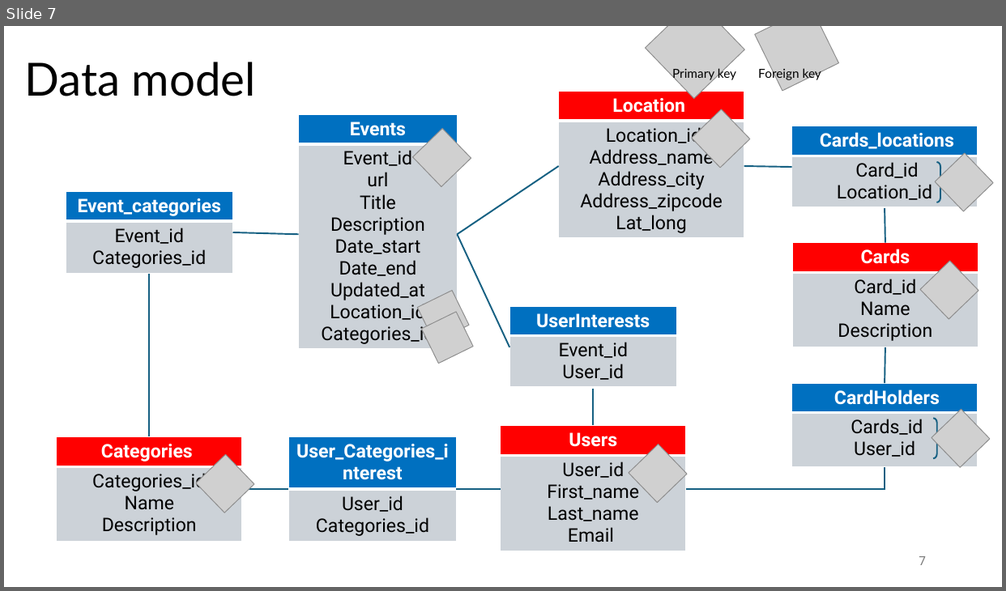
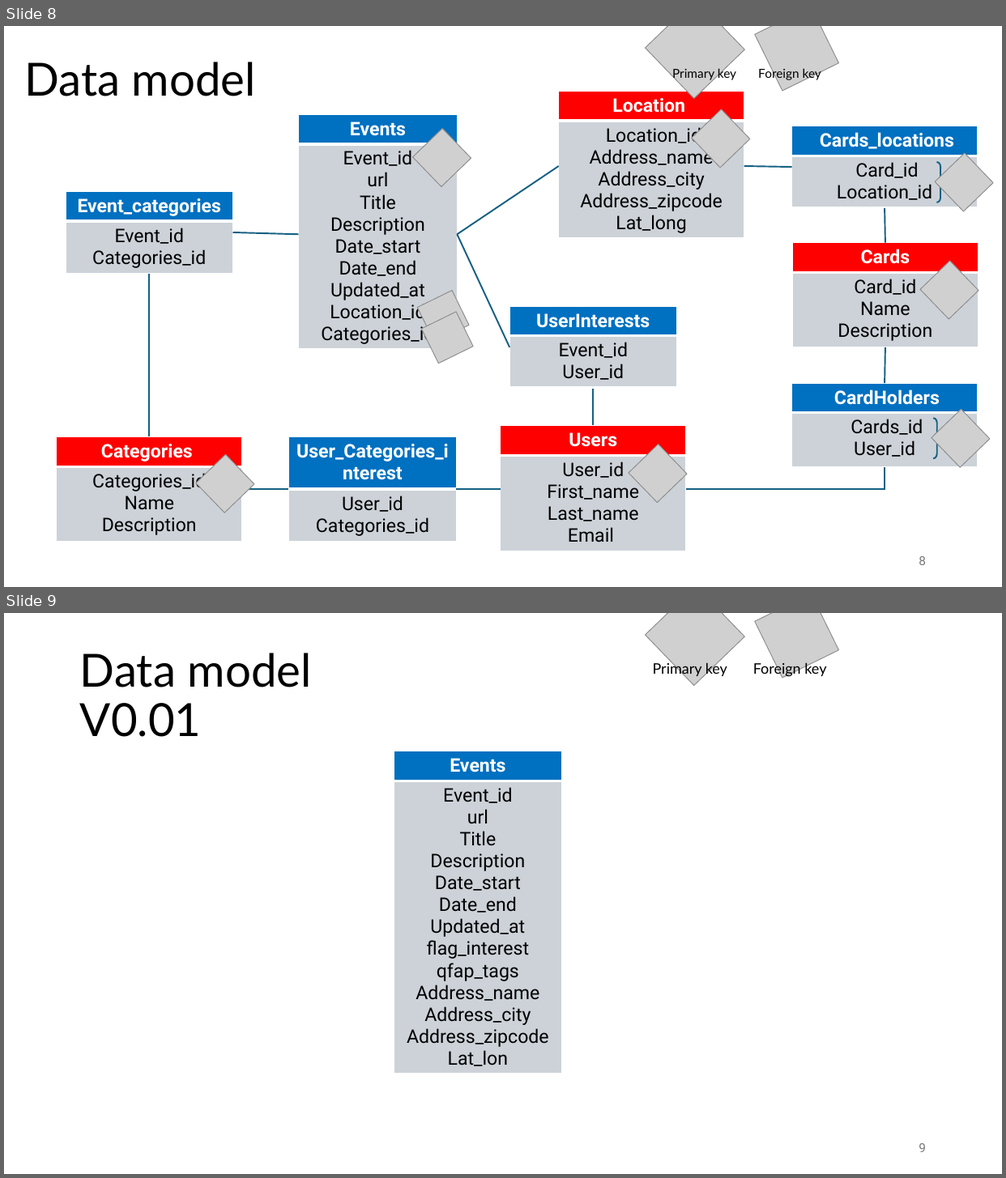
Before and after one commit to Mich-Blaz/Expo-App-MiCa, a slide deck: MiCa-expo-app.pptx. Shown one above the other, each under a label of ours: slide 7 before the commit, slides 8 and 9 after it. The pictures are 1006x591 and 1006x1178 pixels, drawn with LibreOffice and Linux fonts; fonts in the diff are those of the drawing; grey boxes stand for pictures. Boxes give left, top, right and bottom in pixels: in the first picture for what was removed or moved away, otherwise in the second. Text is boxed around its words. In the diff, an @@ line names an element or a change of style, - is before the commit and + after.

```diff
--- a/MiCa-expo-app.pptx
+++ b/MiCa-expo-app.pptx
@@ slide 9 added at [4, 613, 1002, 1174], background #FFFFFF @@
@@ picture added at [646, 613, 744, 685] @@
@@ picture added at [755, 613, 839, 678] @@
@@ title added at [80, 653, 312, 737], 44 pt, text #000000 @@
+Data model
+V0.01
@@ text added at [653, 662, 826, 678], 14 pt, text #000000 @@
+Primary key Foreign key
@@ table added at [394, 752, 561, 1081], 2 rows, 1 columns @@
+Events
+Event_id / url / Title / Description / Date_start / Date_end / Updated_at / flag_interest / qfap_tags / Address_name / Address_city / Address_zipcode / Lat_lon
@@ page number added at [918, 1144, 926, 1152], 12 pt, text #797979 @@
+9
@@ what was slide 7 is now slide 8 @@
@@ page number at [918, 557, 926, 565]: text changed @@
-7
+8
```
Also in this commit, not shown: 1 slide changed, 3 other slides added.
